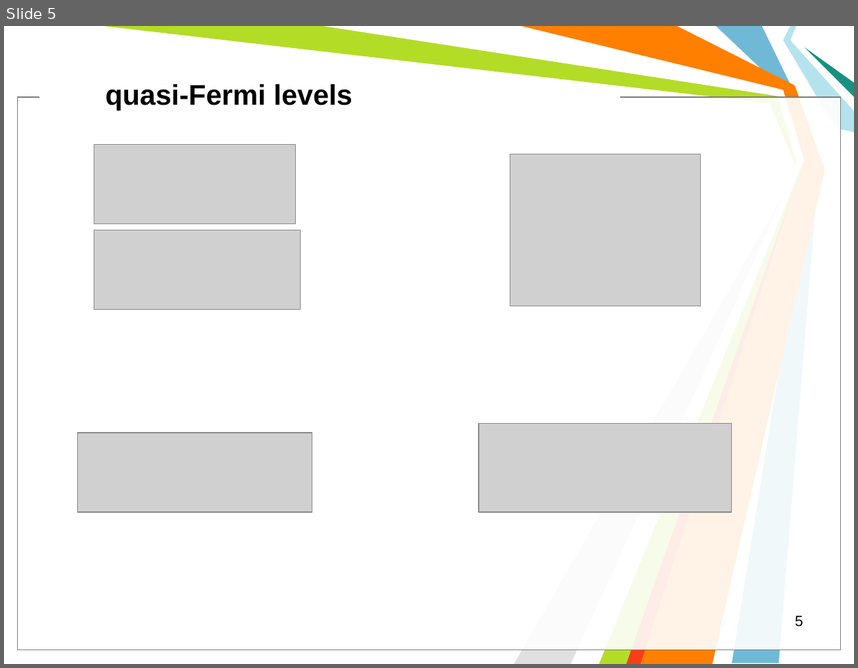
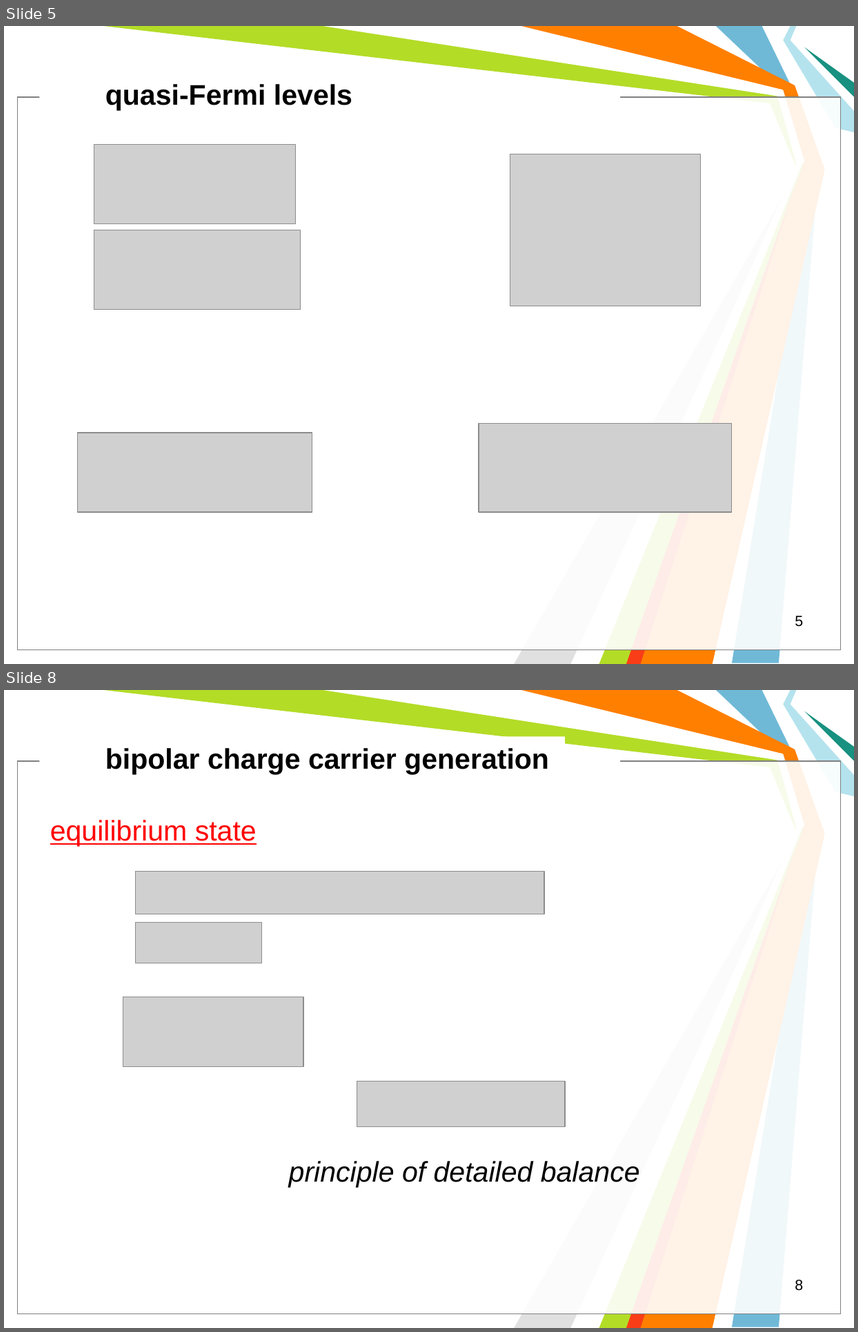
Before and after one commit to l432/NMK, a slide deck: Lecture/Photovoltaics/Photovoltaics2.ppt. Shown one above the other, each under a label of ours: slide 5 before the commit, slides 5 and 8 after it; the slides between them are not shown. The pictures are 858x668 and 858x1332 pixels, drawn with LibreOffice and Linux fonts; fonts in the diff are those of the drawing; grey boxes stand for pictures; background and template pictures are left out. Boxes give left, top, right and bottom in pixels: in the first picture for what was removed or moved away, otherwise in the second. Text is boxed around its words. In the diff, an @@ line names an element or a change of style, - is before the commit and + after.

```diff
--- a/Lecture/Photovoltaics/Photovoltaics2.ppt
+++ b/Lecture/Photovoltaics/Photovoltaics2.ppt
@@ slide 8 added at [4, 690, 854, 1328], background #FFFFFF; not listed: 11 template elements that a slide beside it also shows @@
@@ text added at [105, 748, 549, 775], 24 pt, text #000000, bold @@
+bipolar charge carrier generation
@@ text added at [50, 820, 257, 847], 24 pt, text #FF0000, underline @@
+equilibrium state
@@ picture added at [136, 871, 545, 914] @@
@@ picture added at [136, 922, 263, 963] @@
@@ picture added at [123, 997, 303, 1067] @@
@@ picture added at [357, 1081, 564, 1126] @@
@@ text added at [289, 1161, 640, 1187], 24 pt, text #000000, italic @@
+principle of detailed balance
@@ page number added at [795, 1279, 803, 1290], 12.5 pt, text #000000 @@
+8
```
Also in this commit, not shown: 1 slide changed, 13 other slides added, 3 slides removed.
